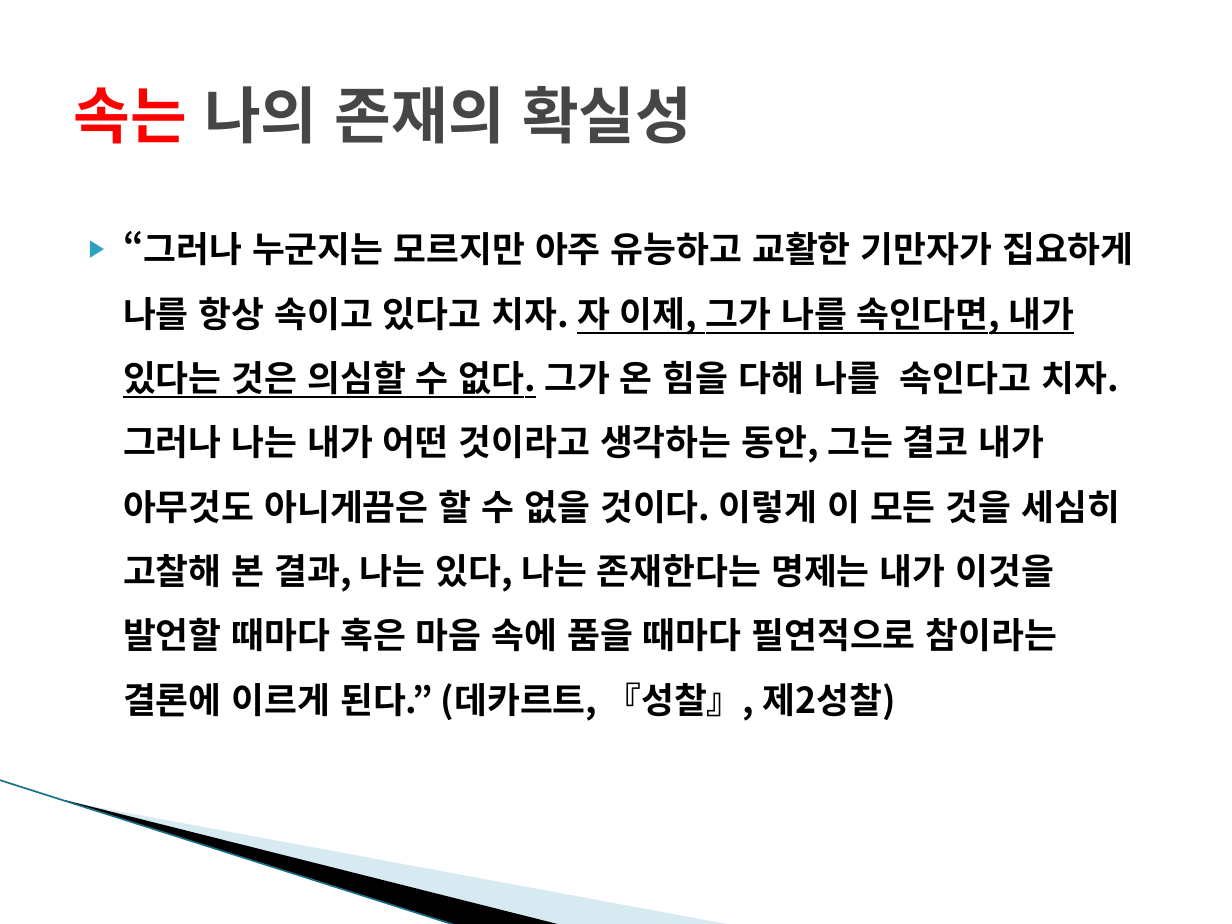
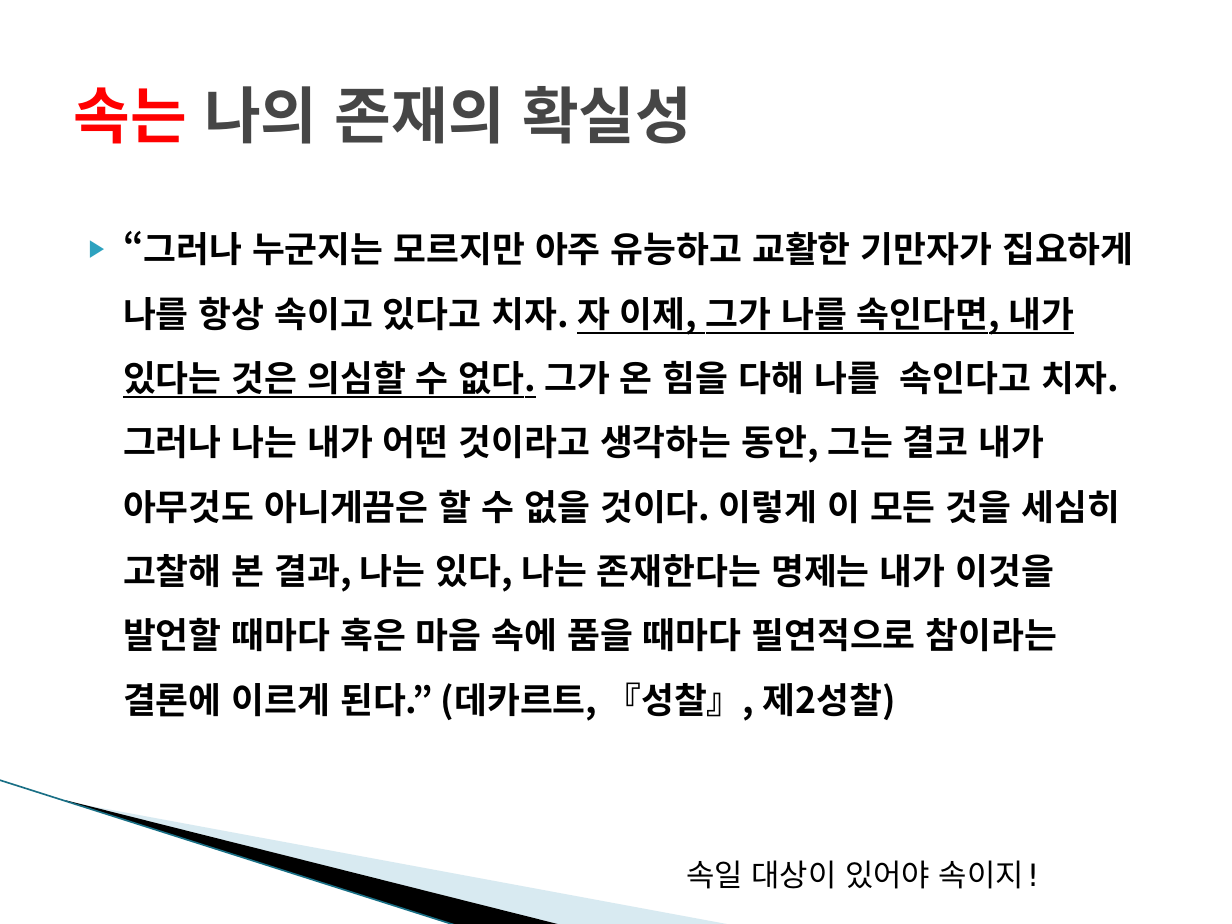
Before and after one commit to dw5450/3rd_grade_study, a slide deck: slide 22 of 윤리와철학/6주%28플라톤 데카르트 매트릭스%29.pptx. Drawn at 1232x924 pixels with LibreOffice and Linux fonts; fonts in the diff are those of the drawing; background and template pictures are left out. Boxes give left, top, right and bottom in pixels: in the first picture for what was removed or moved away, otherwise in the second. Text is boxed around its words. In the diff, an @@ line names an element or a change of style, - is before the commit and + after.

```diff
--- a/윤리와철학/6주%28플라톤 데카르트 매트릭스%29.pptx
+++ b/윤리와철학/6주%28플라톤 데카르트 매트릭스%29.pptx
@@ text added at bbox=[686, 860, 1043, 889], 18 pt, text #000000 @@
+속일 대상이 있어야 속이지!
```
Also in this commit, not shown: 10 other slides changed, 39 other files.
